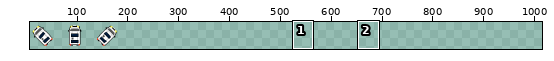
File history of a sprite sheet, Mobi/Mobi.png. The picture above shows the old version from afar; the outline marks the close-up.
Close-up. Before:
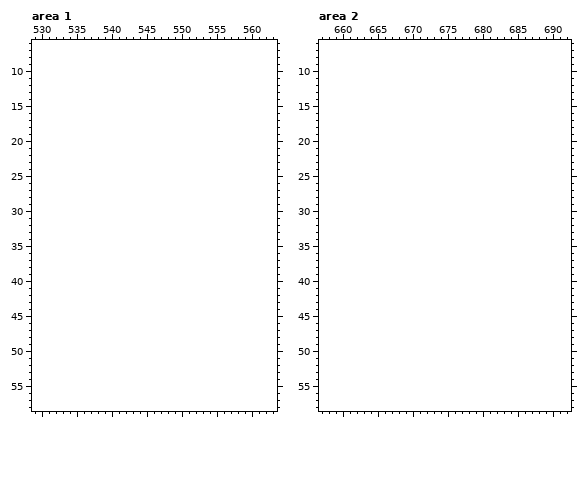
The file is 192x64 pixels. Pixels under 10% opacity are left out. Colours within 5 levels of each other are drawn and written as one. Shown: area 1: x 529..563, y 6..58; area 2: x 657..692, y 6..58. The old version is drawn lined up with the new one, on the new canvas. The wide view leaves out empty margins. The commit also changed other parts of the picture, which this record leaves out.
New version:
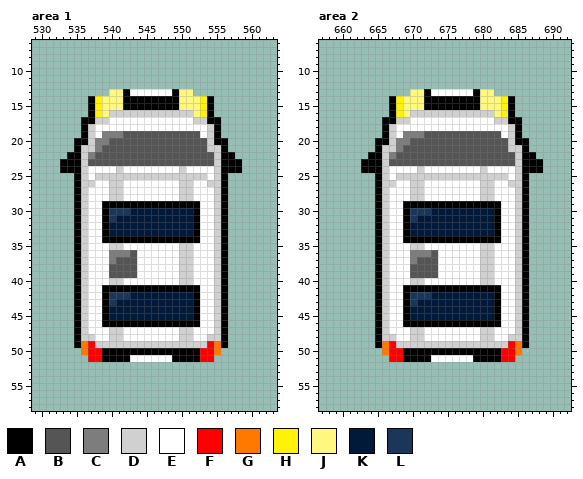
Palette (. is transparent): A #000000  B #555555  C #7d7d7d  D #d0d0d0  E #ffffff  F #ff0000  G #ff7800  H #fff20a  J #fff87f  K #021a39  L #1a3659
Edits made:
canvas 192x64 -> 1216x64
Changed rows in their new state; - is an unchanged pixel.
Area 1:
first column x 533:
13 -------JJAEEEEEEAJJ-------
14 ----AHJJJAAAAAAAAJJJHA----
15 ----AHJJJAAAAAAAAJJJHA----
16 ----AHJDDDDDDDDDDDDJHA----
17 ---AADDEEEEEEEEEEEEDDAA---
18 ---ADEEEEEEEEEEEEEEEEDA---
19 ---ADECCCBBBBBBBBBBBEDA---
20 --AADCCBBBBBBBBBBBBBBDAA--
21 --ADDCBBBBBBBBBBBBBBBDDA--
22 -AADCBBBBBBBBBBBBBBBBBDAA-
23 AAADBBBBBBBBBBBBBBBBBBDAAA
24 AAADEEEEDEEEEEEEEDEEEEDAAA
25 --ADEDDDDDDDDDDDDDDDDEDA--
26 --ADDEEDDEEEEEEEEDDEEDDA--
27 --ADEEEDDEEEEEEEEDDEEEDA--
28 --ADEEEDDEEEEEEEEDDEEEDA--
29 --ADEEAAAAAAAAAAAAAAEEDA--
30 --ADEEALLLKKKKKKKKKAEEDA--
31 --ADEEALKKKKKKKKKKKAEEDA--
32 --ADEEAKKKKKKKKKKKKAEEDA--
33 --ADEEAKKKKKKKKKKKKAEEDA--
34 --ADEEAAAAAAAAAAAAAAEEDA--
35 --ADEEEDDEEEEEEEEDDEEEDA--
36 --ADEEECCCBEEEEEEDDEEEDA--
37 --ADEEECBBBEEEEEEDDEEEDA--
38 --ADEEEBBBBEEEEEEDDEEEDA--
39 --ADEEEBBBBEEEEEEDDEEEDA--
40 --ADEEEDDEEEEEEEEDDEEEDA--
41 --ADEEAAAAAAAAAAAAAAEEDA--
42 --ADEEALLLKKKKKKKKKAEEDA--
43 --ADEEALKKKKKKKKKKKAEEDA--
44 --ADEEAKKKKKKKKKKKKAEEDA--
45 --ADEEAKKKKKKKKKKKKAEEDA--
46 --ADEEAAAAAAAAAAAAAAEEDA--
47 --ADEEEDDEEEEEEEEDDEEEDA--
48 --ADDEEDDEEEEEEEEDDEEDDA--
49 --AGFDDDDDDDDDDDDDDDDFGA--
50 ---GFFAAAAAAAAAAAAAAFFG---
51 ----FFAAAAEEEEEEAAAAFF----
Area 2:
first column x 663:
13 -------JJAEEEEEEAJJ-------
14 ----AHJJJAAAAAAAAJJJHA----
15 ----AHJJJAAAAAAAAJJJHA----
16 ----AHJDDDDDDDDDDDDJHA----
17 ---AADDEEEEEEEEEEEEDDAA---
18 ---ADEEEEEEEEEEEEEEEEDA---
19 ---ADECCCBBBBBBBBBBBEDA---
20 --AADCCBBBBBBBBBBBBBBDAA--
21 --ADDCBBBBBBBBBBBBBBBDDA--
22 -AADCBBBBBBBBBBBBBBBBBDAA-
23 AAADBBBBBBBBBBBBBBBBBBDAAA
24 AAADEEEEDEEEEEEEEDEEEEDAAA
25 --ADEDDDDDDDDDDDDDDDDEDA--
26 --ADDEEDDEEEEEEEEDDEEDDA--
27 --ADEEEDDEEEEEEEEDDEEEDA--
28 --ADEEEDDEEEEEEEEDDEEEDA--
29 --ADEEAAAAAAAAAAAAAAEEDA--
30 --ADEEALLLKKKKKKKKKAEEDA--
31 --ADEEALKKKKKKKKKKKAEEDA--
32 --ADEEAKKKKKKKKKKKKAEEDA--
33 --ADEEAKKKKKKKKKKKKAEEDA--
34 --ADEEAAAAAAAAAAAAAAEEDA--
35 --ADEEEDDEEEEEEEEDDEEEDA--
36 --ADEEECCCBEEEEEEDDEEEDA--
37 --ADEEECBBBEEEEEEDDEEEDA--
38 --ADEEEBBBBEEEEEEDDEEEDA--
39 --ADEEEBBBBEEEEEEDDEEEDA--
40 --ADEEEDDEEEEEEEEDDEEEDA--
41 --ADEEAAAAAAAAAAAAAAEEDA--
42 --ADEEALLLKKKKKKKKKAEEDA--
43 --ADEEALKKKKKKKKKKKAEEDA--
44 --ADEEAKKKKKKKKKKKKAEEDA--
45 --ADEEAKKKKKKKKKKKKAEEDA--
46 --ADEEAAAAAAAAAAAAAAEEDA--
47 --ADEEEDDEEEEEEEEDDEEEDA--
48 --ADDEEDDEEEEEEEEDDEEDDA--
49 --AGFDDDDDDDDDDDDDDDDFGA--
50 ---GFFAAAAAAAAAAAAAAFFG---
51 ----FFAAAAEEEEEEAAAAFF----
